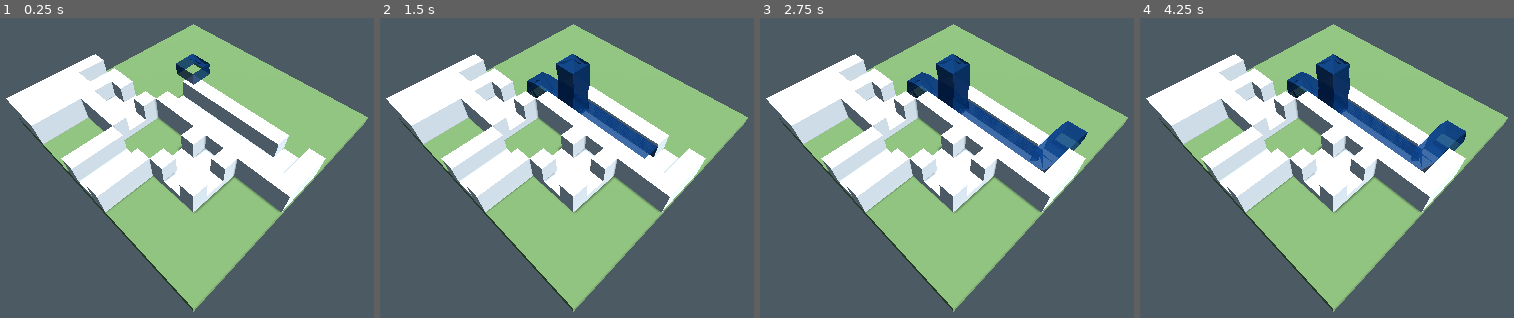
Above: before the commit, frames 1-4 (left to right).
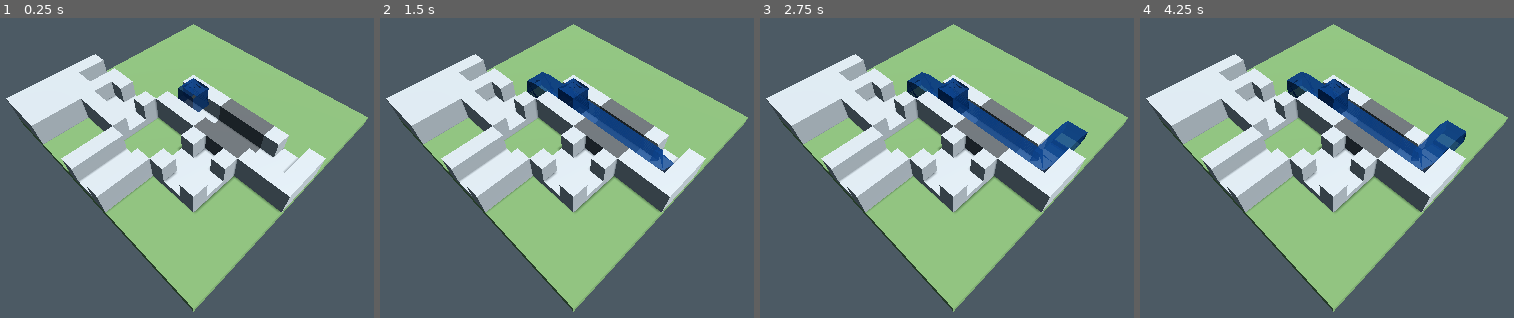
Above: after the commit, the same moments.

Repository: slc142/fountain-wolf
Game: Godot game, scene res://Scenes/Main.tscn
Two runs of this game, one before a commit and one after it. Both use one fixed random seed, a clock stepped at 60 frames per second and the inputs below.
Inputs (mouse positions are in pixels of both pictures, inside the frame that each line leads up to):
- Up to frame 1 (0.25 s): no input
- Up to frame 2 (1.5 s): move the mouse to (750, 144) at 0.52 s; click (750, 144) at 0.67 s; drag from (413, 189) to (533, 258) at 1.27 s
- Up to frame 3 (2.75 s): move the mouse to (1033, 69) at 2.02 s; click (1033, 69) at 2.17 s
- Up to frame 4 (4.25 s): tap Enter at 2.75 s; drag from (1293, 258) to (outside the picture) at 2.77 s; tap Space at 3.5 s; move the mouse to (outside the picture) at 3.52 s; click (outside the picture) at 3.67 s

The runs differ from the first frame. In frame 1, 23% of the frame differs, in the area x 1-88%, y 12-65%; in frame 2, 22%; in frame 3, 21%; in frame 4, 21%.

Commit message:
Add immovable pieces, fix piece stacking

Diff:
--- a/Prefabs/BlockPiece.tscn
+++ b/Prefabs/BlockPiece.tscn
@@ -1,4 +1,6 @@
-[gd_scene load_steps=5 format=4 uid="uid://dr8pvm6bglw8y"]
+[gd_scene load_steps=6 format=4 uid="uid://dr8pvm6bglw8y"]
+
+[ext_resource type="Material" uid="uid://2wq85p1c88va" path="res://Prefabs/Material.tres" id="1_sts28"]
 
 [sub_resource type="StandardMaterial3D" id="StandardMaterial3D_d2tv8"]
 
@@ -40,6 +42,7 @@
 transform = Transform3D(1, 0, 0, 0, 0.5, 0, 0, 0, 1, 0, 0, 0)
 mesh = SubResource("ArrayMesh_6i6xi")
 skeleton = NodePath("")
+surface_material_override/0 = ExtResource("1_sts28")
 
 [node name="StaticBody3D" type="StaticBody3D" parent="Block"]
 collision_layer = 5
--- a/Prefabs/CrossPiece.tscn
+++ b/Prefabs/CrossPiece.tscn
@@ -1,4 +1,6 @@
-[gd_scene load_steps=5 format=4 uid="uid://cq5kc6q61mvne"]
+[gd_scene load_steps=6 format=4 uid="uid://cq5kc6q61mvne"]
+
+[ext_resource type="Material" uid="uid://2wq85p1c88va" path="res://Prefabs/Material.tres" id="1_u07ou"]
 
 [sub_resource type="StandardMaterial3D" id="StandardMaterial3D_c5pdr"]
 
@@ -40,6 +42,7 @@
 transform = Transform3D(1, 0, 0, 0, 0.5, 0, 0, 0, 1, 0, 0, 0)
 mesh = SubResource("ArrayMesh_8eakv")
 skeleton = NodePath("")
+surface_material_override/0 = ExtResource("1_u07ou")
 
 [node name="StaticBody3D" type="StaticBody3D" parent="Cross_Piece"]
 collision_layer = 5
--- a/Prefabs/Material.tres
+++ b/Prefabs/Material.tres
@@ -3,6 +3,5 @@
 [resource]
 resource_name = "Material"
 cull_mode = 2
-albedo_color = Color(0.799652, 0.799652, 0.799652, 1)
 metallic = 0.5
 roughness = 0.8
--- a/Prefabs/OneExitPiece.tscn
+++ b/Prefabs/OneExitPiece.tscn
@@ -1,4 +1,6 @@
-[gd_scene load_steps=5 format=4 uid="uid://ba13ovap1bwiw"]
+[gd_scene load_steps=6 format=4 uid="uid://ba13ovap1bwiw"]
+
+[ext_resource type="Material" uid="uid://2wq85p1c88va" path="res://Prefabs/Material.tres" id="1_f26bs"]
 
 [sub_resource type="StandardMaterial3D" id="StandardMaterial3D_ymppm"]
 
@@ -40,6 +42,7 @@
 transform = Transform3D(1, 0, 0, 0, 0.5, 0, 0, 0, 1, 0, 0, 0)
 mesh = SubResource("ArrayMesh_gm642")
 skeleton = NodePath("")
+surface_material_override/0 = ExtResource("1_f26bs")
 
 [node name="StaticBody3D" type="StaticBody3D" parent="One_Exit_Piece"]
 collision_layer = 5
--- a/Prefabs/StraightPiece.tscn
+++ b/Prefabs/StraightPiece.tscn
@@ -1,4 +1,6 @@
-[gd_scene load_steps=5 format=4 uid="uid://caroln0i1kwx"]
+[gd_scene load_steps=6 format=4 uid="uid://caroln0i1kwx"]
+
+[ext_resource type="Material" uid="uid://2wq85p1c88va" path="res://Prefabs/Material.tres" id="1_1yxma"]
 
 [sub_resource type="StandardMaterial3D" id="StandardMaterial3D_4cx06"]
 
@@ -40,6 +42,7 @@
 transform = Transform3D(1, 0, 0, 0, 0.5, 0, 0, 0, 1, 0, 0, 0)
 mesh = SubResource("ArrayMesh_qxnh4")
 skeleton = NodePath("")
+surface_material_override/0 = ExtResource("1_1yxma")
 
 [node name="StaticBody3D" type="StaticBody3D" parent="Straight_Piece"]
 collision_layer = 5
--- a/Prefabs/TPiece.tscn
+++ b/Prefabs/TPiece.tscn
@@ -1,4 +1,6 @@
-[gd_scene load_steps=5 format=4 uid="uid://c62ojvie2ym2t"]
+[gd_scene load_steps=6 format=4 uid="uid://c62ojvie2ym2t"]
+
+[ext_resource type="Material" uid="uid://2wq85p1c88va" path="res://Prefabs/Material.tres" id="1_1mwjl"]
 
 [sub_resource type="StandardMaterial3D" id="StandardMaterial3D_vt7g4"]
 
@@ -40,6 +42,7 @@
 transform = Transform3D(1, 0, 0, 0, 0.5, 0, 0, 0, 1, 0, 0, 0)
 mesh = SubResource("ArrayMesh_q1j1g")
 skeleton = NodePath("")
+surface_material_override/0 = ExtResource("1_1mwjl")
 
 [node name="StaticBody3D" type="StaticBody3D" parent="T_Piece"]
 collision_layer = 5
--- a/Prefabs/TurnPiece.tscn
+++ b/Prefabs/TurnPiece.tscn
@@ -1,4 +1,6 @@
-[gd_scene load_steps=5 format=4 uid="uid://c53p3biqv6rr4"]
+[gd_scene load_steps=6 format=4 uid="uid://c53p3biqv6rr4"]
+
+[ext_resource type="Material" uid="uid://2wq85p1c88va" path="res://Prefabs/Material.tres" id="1_gtcql"]
 
 [sub_resource type="StandardMaterial3D" id="StandardMaterial3D_fkipv"]
 
@@ -40,6 +42,7 @@
 transform = Transform3D(-4.371139e-08, 0, 1, 0, 0.5, 0, -1, 0, -4.371139e-08, 0, 0, 0)
 mesh = SubResource("ArrayMesh_xcdk1")
 skeleton = NodePath("")
+surface_material_override/0 = ExtResource("1_gtcql")
 
 [node name="StaticBody3D" type="StaticBody3D" parent="Turn_Piece"]
 collision_layer = 5
--- a/Scripts/Core/FlowController.gd
+++ b/Scripts/Core/FlowController.gd
@@ -4,6 +4,7 @@
 @export var grid_manager: GridManager
 @export var MAX_DEPTH: int = 0
 @export var water_path_manager: WaterPathManager
+@export var delay_factor: float = 0.05
 
 var branches: Array = [] # Array of Dictionaries: { "points": [], "delay": 0.0 }
 
@@ -38,7 +39,7 @@
 		print("Flow falling at ", current_coord)
 
 		# Continue falling
-		_trace_branch(current_coord + Vector3i.DOWN, Vector3i.DOWN, current_points, accumulated_delay + (current_points.size() * 0.05))
+		_trace_branch(current_coord + Vector3i.DOWN, Vector3i.DOWN, current_points, accumulated_delay + (current_points.size() * delay_factor))
 		return
 
 	var data = piece_info["data"]
@@ -72,7 +73,7 @@
 
 		# Start new branches from the center
 		for exit in exits:
-			var start_delay = accumulated_delay + (current_points.size() * 0.05)
+			var start_delay = accumulated_delay + (current_points.size() * delay_factor)
 
 			# Start new branch list with the Center Point
 			var new_branch = [center_pos]
@@ -83,11 +84,12 @@
 	# If Single Path (Extension)
 	elif exits.size() == 1:
 		var exit = exits[0]
-		current_points.append({
-			"pos": center_pos - entry_dir * 0.5,
-			"in": data.turn_points.get("in", Vector3.ZERO),
-			"out": data.turn_points.get("out", Vector3.ZERO)}
-		)
+		if entry_dir != Vector3i.DOWN:
+			current_points.append({
+				"pos": center_pos - entry_dir * 0.5,
+				"in": data.turn_points.get("in", Vector3.ZERO),
+				"out": data.turn_points.get("out", Vector3.ZERO)}
+			)
 		current_points.append({
 			"pos": center_pos,
 			"in": data.turn_points.get("in", Vector3.ZERO),
@@ -98,7 +100,7 @@
 			#"in": data.turn_points.get("in", Vector3.ZERO),
 			#"out": data.turn_points.get("out", Vector3.ZERO)}
 		#)
-		_trace_branch(current_coord + exit, exit, current_points, accumulated_delay)
+		_trace_branch(current_coord + exit, exit, current_points, accumulated_delay ) # don't add delay here
 
 	# If we are at the very end of a branch (no splits, but loop finished), save it
 	else:
--- a/Scripts/Core/GridManager.gd
+++ b/Scripts/Core/GridManager.gd
@@ -15,12 +15,34 @@
 	new_node.position = grid_to_world(coord)
 	new_node.rotation_degrees.y = piece_data.rotation_degrees
 
+	# Apply visual effects for non-movable pieces
+	if not piece_data.is_movable:
+		apply_dull_effect(new_node)
+
 	# Initialize the visuals
 	# Assuming the script is on the root node of the scene
 	if new_node.has_method("initialize"):
 		new_node.initialize(piece_data)
 
 	grid[coord] = { "data": piece_data, "node": new_node }
+
+func apply_dull_effect(node: Node3D):
+	# Apply dulling effect to make piece appear non-interactive
+	# Create unique material copies to avoid affecting shared materials
+	for child in node.get_children():
+		if child is MeshInstance3D:
+			var original_material = child.get_active_material(0)
+			if original_material != null and original_material is StandardMaterial3D:
+				# Create a unique copy of the material
+				var dull_material = original_material.duplicate()
+
+				# Dull the color by reducing albedo and increasing roughness
+				dull_material.albedo_color = dull_material.albedo_color.darkened(0.5)
+				dull_material.roughness = min(dull_material.roughness + 0.3, 1.0)
+				dull_material.metallic = max(dull_material.metallic - 0.2, 0.0)
+
+				# Apply the unique dull material
+				child.material_override = dull_material
 
 func move_piece(from_coord: Vector3i, to_coord: Vector3i) -> void:
 	if not grid.has(from_coord) or is_occupied(to_coord):
--- a/Scripts/Core/InputHandler.gd
+++ b/Scripts/Core/InputHandler.gd
@@ -23,6 +23,8 @@
 	var border_thickness = 0.05
 	var border_height = 0.01
 	var square_size = 1.0
+
+	# TODO: make the border not cast shadows
 
 	# Create four edges of the square border
 	var edges = [
@@ -70,6 +72,17 @@
 		var world_pos = ray_result.position
 		var coord = grid_manager.world_to_grid(world_pos)
 		if grid_manager.is_occupied(coord):
+			var piece_data = grid_manager.grid[coord]["data"]
+
+			# Only pick up movable pieces
+			if not piece_data.is_movable:
+				return
+
+			# Don't pick up pieces that have something on top
+			var above_coord = coord + Vector3i(0, 1, 0)
+			if grid_manager.is_occupied(above_coord):
+				return
+
 			selected_coord = coord
 			is_dragging = true
 
@@ -115,8 +128,9 @@
 	var ray_result = shoot_ray()
 	if ray_result:
 		# Hover effect: move the visual node to follow mouse (snapped to grid)
-		var hover_coord = grid_manager.world_to_grid(ray_result.position)
-		var target_pos = grid_manager.grid_to_world(hover_coord)
+		# var hover_coord = grid_manager.world_to_grid(ray_result.position)
+		# var target_pos = grid_manager.grid_to_world(hover_coord)
+		var target_pos = ray_result.position
 		target_pos.y += 0.5 # Keep it "floating" while dragging
 		dragged_piece_data["node"].position = target_pos
 
--- a/Scripts/Core/Main.gd
+++ b/Scripts/Core/Main.gd
@@ -14,9 +14,10 @@
 
 	# 1. Create Data for all piece types
 	var straight_x = PieceData.create_straight_piece(straight_scene, "X")
+	var straight_x_fixed = PieceData.create_straight_piece(straight_scene, "X", false)
 	var straight_z = PieceData.create_straight_piece(straight_scene, "Z")
 	var turn = PieceData.create_turn_piece(turn_scene, Vector3i.LEFT)
-	var t_piece = PieceData.create_t_piece(t_scene, Vector3i.BACK)  # T-piece with back blocked
+	var t_piece = PieceData.create_t_piece(t_scene, Vector3i.BACK)
 	var cross_piece = PieceData.create_cross_piece(cross_scene)
 	var block_piece = PieceData.create_block(block_scene)
 	var one_exit_piece = PieceData.create_one_exit_piece(one_exit_scene, Vector3i.FORWARD)
@@ -24,7 +25,7 @@
 	# 2. Place Pieces in a test pattern
 	# Row 0: Basic straight pieces
 	grid_manager.place_piece(Vector3i(0,0,0), straight_x)  # Straight X
-	grid_manager.place_piece(Vector3i(1,0,0), straight_x)  # Another straight X
+	grid_manager.place_piece(Vector3i(1,0,0), straight_x_fixed)  # Another straight X
 
 	# Row 1: Turn piece
 	grid_manager.place_piece(Vector3i(2,0,0), turn)  # Turn piece
@@ -45,4 +46,4 @@
 	# 3. Start Simulation
 	print("--- TEST START ---")
 
-	flow_controller.calculate_flow(Vector3i(0,2,0), Vector3i.DOWN)
+	flow_controller.calculate_flow(Vector3i(0,1,0), Vector3i.DOWN)
--- a/Scripts/Resources/PieceData.gd
+++ b/Scripts/Resources/PieceData.gd
@@ -9,11 +9,13 @@
 @export var flow_map: Dictionary = {}
 @export var pipe_radius: float = 0.5
 @export var turn_points: Dictionary = {}
+@export var is_movable: bool = true  # Whether piece can be dragged by player
 
-static func create_straight_piece(scene: PackedScene, axis: String) -> PieceData:
+static func create_straight_piece(scene: PackedScene, axis: String, is_movable: bool = true) -> PieceData:
 	var p = PieceData.new()
 	p.type = Type.STRAIGHT
 	p.model_scene = scene
+	p.is_movable = is_movable
 
 	if axis == "X":
 		p.rotation_degrees = 90.0
@@ -25,10 +27,11 @@
 		p.flow_map[Vector3i.BACK] = [Vector3i.FORWARD]
 	return p
 
-static func create_turn_piece(scene: PackedScene, in_dir: Vector3i) -> PieceData:
+static func create_turn_piece(scene: PackedScene, in_dir: Vector3i, is_movable: bool = true) -> PieceData:
 	var p = PieceData.new()
 	p.type = Type.TURN
 	p.model_scene = scene
+	p.is_movable = is_movable
 	p.rotation_degrees = Vector3(in_dir).angle_to(Vector3.LEFT) * 180.0 / PI
 	var out_dir = Vector3i(Vector3(in_dir).cross(Vector3.UP))
 	p.flow_map[in_dir] = [out_dir]
@@ -37,10 +40,11 @@
 	p.turn_points = {"in": Vector3.ZERO, "out": Vector3.ZERO}
 	return p
 
-static func create_t_piece(scene: PackedScene, blocked_side: Vector3i) -> PieceData:
+static func create_t_piece(scene: PackedScene, blocked_side: Vector3i, is_movable: bool = true) -> PieceData:
 	var p = PieceData.new()
 	p.type = Type.T
 	p.model_scene = scene
+	p.is_movable = is_movable
 
 	# T-piece has 3 exits, blocked_side is the missing direction
 	var directions = [Vector3i.LEFT, Vector3i.RIGHT, Vector3i.FORWARD, Vector3i.BACK]
@@ -59,10 +63,11 @@
 
 	return p
 
-static func create_cross_piece(scene: PackedScene) -> PieceData:
+static func create_cross_piece(scene: PackedScene, is_movable: bool = true) -> PieceData:
 	var p = PieceData.new()
 	p.type = Type.CROSS
 	p.model_scene = scene
+	p.is_movable = is_movable
 	p.rotation_degrees = 0.0
 
 	# Cross-piece connects all 4 horizontal directions
@@ -73,10 +78,11 @@
 
 	return p
 
-static func create_block(scene: PackedScene) -> PieceData:
+static func create_block(scene: PackedScene, is_movable: bool = true) -> PieceData:
 	var p = PieceData.new()
 	p.type = Type.BLOCK
 	p.model_scene = scene
+	p.is_movable = is_movable
 	p.rotation_degrees = 0.0
 
 	# Block has no flow connections
@@ -84,10 +90,11 @@
 
 	return p
 
-static func create_one_exit_piece(scene: PackedScene, exit_side: Vector3i) -> PieceData:
+static func create_one_exit_piece(scene: PackedScene, exit_side: Vector3i, is_movable: bool = true) -> PieceData:
 	var p = PieceData.new()
 	p.type = Type.ONE_EXIT
 	p.model_scene = scene
+	p.is_movable = is_movable
 
 	# One-exit piece allows flow from above
 	p.flow_map = {Vector3i.UP: [exit_side]}
Not shown, changed: README.md
Not shown, added: bugs.md
